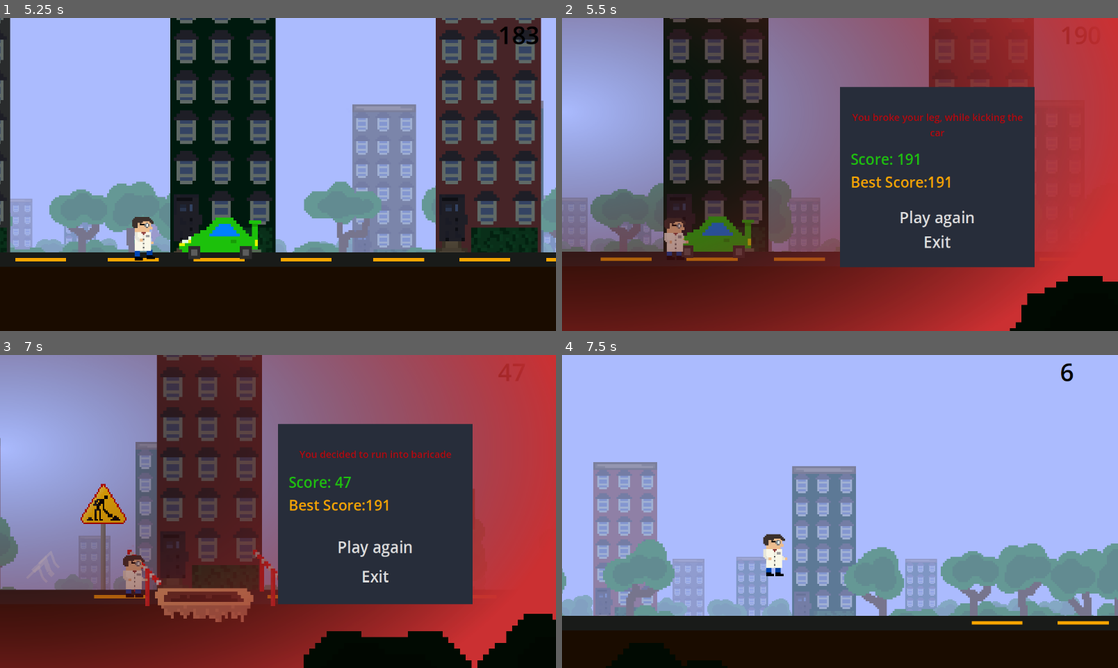
Above: before the commit, frames 1-4 (two rows, left to right).
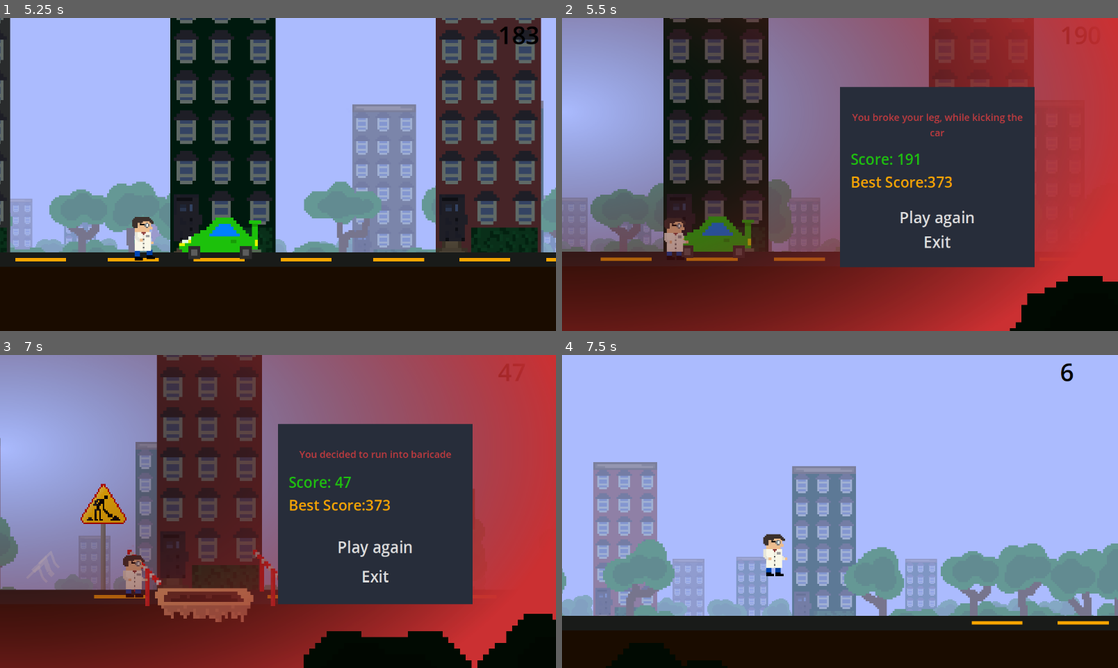
Above: after the commit, the same moments.

Repository: kir-55/Unstable
Game: Godot game, scene res://Scenes/menus/start_menu.tscn
Two runs of this game, one before a commit and one after it. Both use one fixed random seed, a clock stepped at 60 frames per second and the inputs below.
Inputs (mouse positions are in pixels of both pictures, inside the frame that each line leads up to):
- Up to frame 1 (5.25 s): click "Play" at 0.5 s; move the mouse to (400, 158) at 1.27 s; hold Space (up) 1.28-2 s; tap S (bottom) at 1.35 s; click (400, 158) at 1.42 s; drag from (166, 190) to (250, 237) at 2.02 s; move the mouse to (333, 105) at 2.77 s; tap A (stop) at 2.85 s; drag from (250, 237) to (111, 127) at 3.52 s; move the mouse to (444, 221) at 4.27 s; hold Space (up) 4.28-5 s; tap Shift (dash) at 4.35 s; drag from (111, 127) to (283, 237) at 5.02 s
- Up to frame 2 (5.5 s): no input
- Up to frame 3 (7 s): click "Play again" at 5.75 s; move the mouse to (305, 511) at 6.52 s; hold Space (up) from 6.53 s (still down); tap S (bottom) at 6.6 s; click (305, 511) at 6.67 s
- Up to frame 4 (7.5 s): release Space (up) at 7.25 s; click "Play again" at 7.25 s

Frame 1 is identical in both runs. In frame 2, 0.4% of the frame differs, in the area x 52-83%, y 30-55%; in frame 3, 0.3%; in frame 4, nothing differs.

Commit message:
Added save/load of player data

Diff:
--- a/Scenes/Locations/future.tscn
+++ b/Scenes/Locations/future.tscn
@@ -138,7 +138,7 @@
 player = NodePath("../../Player")
 line = NodePath("../GroundLine")
 terrain_generator = NodePath("..")
-decorations = [ExtResource("11_f7px4"), ExtResource("14_t2yep"), ExtResource("13_pikp5"), ExtResource("9_cgx32")]
+decorations = Array[Resource("res://Scripts/Decorations/decoration.gd")]([ExtResource("11_f7px4"), ExtResource("14_t2yep"), ExtResource("13_pikp5"), ExtResource("9_cgx32")])
 
 [node name="Timer" type="Timer" parent="." node_paths=PackedStringArray("player")]
 wait_time = 10.0
--- a/Scenes/menus/game_over_menu.tscn
+++ b/Scenes/menus/game_over_menu.tscn
@@ -18,7 +18,7 @@
 
 [sub_resource type="LabelSettings" id="LabelSettings_hxf4e"]
 font_size = 20
-font_color = Color(0.707013, 0.0313546, 0.0515839, 1)
+font_color = Color(0.764706, 0.235294, 0.25098, 1)
 
 [node name="CanvasLayer" type="CanvasLayer"]
 
--- a/Scenes/menus/start_menu.tscn
+++ b/Scenes/menus/start_menu.tscn
@@ -8,7 +8,7 @@
 [ext_resource type="StyleBox" uid="uid://d2bmcyyj3mhkh" path="res://Styles/button_hover.tres" id="4_rrgdv"]
 [ext_resource type="Script" path="res://Scripts/random_system.gd" id="4_yih76"]
 [ext_resource type="StyleBox" uid="uid://cerythqxamdxh" path="res://Styles/button_hover_yellow.tres" id="5_1mafq"]
-[ext_resource type="Script" path="res://Scenes/Menus/move_right.gd" id="5_srgek"]
+[ext_resource type="Script" path="res://Scripts/move_right.gd" id="5_srgek"]
 [ext_resource type="Script" path="res://Scripts/TerrainGeneration/terrain_generator.gd" id="5_xu6qi"]
 [ext_resource type="StyleBox" uid="uid://bexrdmx650haa" path="res://Styles/panel.tres" id="6_25x81"]
 [ext_resource type="Script" path="res://Scripts/sloper.gd" id="6_y8vvb"]
@@ -220,7 +220,7 @@
 line = NodePath("../GrassLine")
 terrain_generator = NodePath("..")
 spawn_from = 0
-decorations = [ExtResource("13_io3tw"), ExtResource("15_mst61"), ExtResource("17_xoou5"), ExtResource("14_4vnkg"), ExtResource("15_v51w2"), ExtResource("18_lwfrx"), ExtResource("18_tgdhe")]
+decorations = Array[Resource("res://Scripts/Decorations/decoration.gd")]([ExtResource("13_io3tw"), ExtResource("15_mst61"), ExtResource("17_xoou5"), ExtResource("14_4vnkg"), ExtResource("15_v51w2"), ExtResource("18_lwfrx"), ExtResource("18_tgdhe")])
 
 [connection signal="pressed" from="MovingGround/Camera2D/StartMenu/Panel/MarginContainer/VBoxContainer/Again" to="MovingGround/Camera2D/StartMenu" method="_on_again_pressed"]
 [connection signal="pressed" from="MovingGround/Camera2D/StartMenu/Panel/MarginContainer/VBoxContainer/Exit" to="MovingGround/Camera2D/StartMenu" method="_on_exit_pressed"]
--- a/Scripts/global_functions.gd
+++ b/Scripts/global_functions.gd
@@ -9,3 +9,25 @@
 	GlobalVariables.times_treveled = 0
 	GlobalVariables.items_in_home = GlobalVariables.initial_items_in_home
 	get_tree().change_scene_to_file("res://Scenes/Locations/city.tscn")
+
+func _ready():
+	load_player_data()
+
+
+func save_player_data():
+	var file = FileAccess.open(GlobalVariables.player_data_path, FileAccess.WRITE)
+	if file:
+		var data = {
+			"best_score": GlobalVariables.best_score
+		}
+		file.store_string(JSON.stringify(data))
+		file.close()
+
+func load_player_data():
+	var file = FileAccess.open(GlobalVariables.player_data_path, FileAccess.READ)
+	if file:
+		var content = file.get_as_text()
+		var data = JSON.parse_string(content)
+		if data and "best_score" in data:
+			GlobalVariables.best_score = data["best_score"]
+		file.close()
--- a/Scripts/global_variables.gd
+++ b/Scripts/global_variables.gd
@@ -27,3 +27,6 @@
 var next_epoch: GlobalEnums.LEVELS
 
 var game_is_on := true
+
+
+@export var player_data_path: String = "res://player_data.json"
--- a/Scripts/menus/game_over_menu.gd
+++ b/Scripts/menus/game_over_menu.gd
@@ -20,3 +20,4 @@
 		return
 	last_score_label.set_text(last_score_label.get_text() + str(GlobalVariables.last_score))
 	best_score_label.set_text(best_score_label.get_text() + str(GlobalVariables.best_score))
+	GlobalFunctions.save_player_data()
--- /dev/null
+++ b/player_data.json
@@ -0,0 +1 @@
+{"best_score":373}
Renamed: Scenes/menus/move_right.gd -> Scripts/move_right.gd
